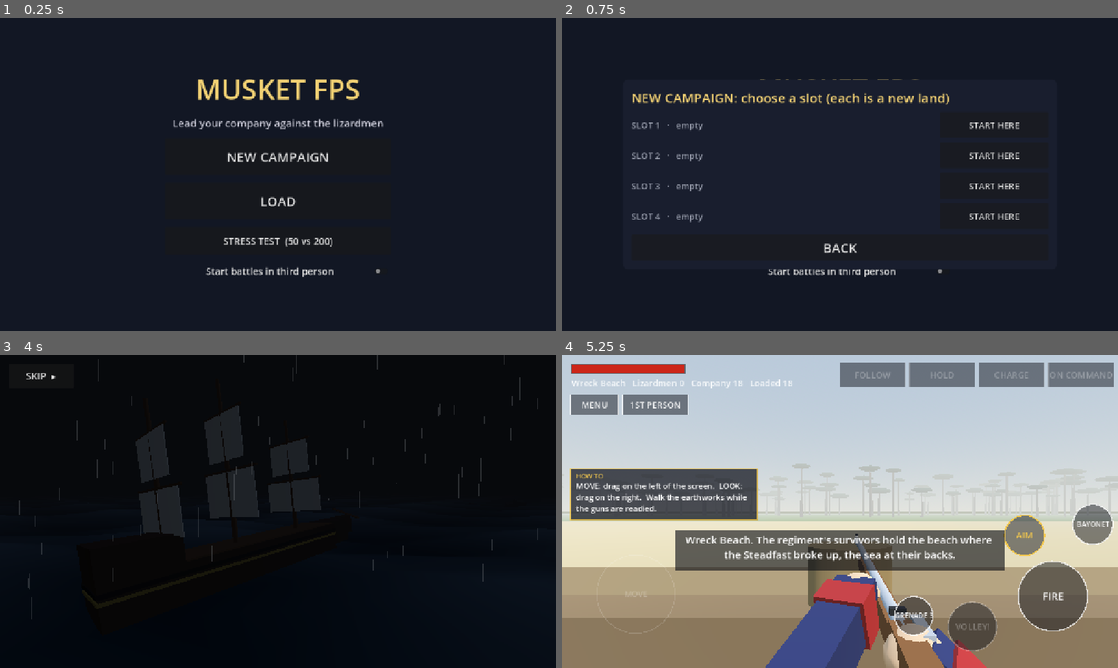
Above: before the commit, frames 1-4 (two rows, left to right).
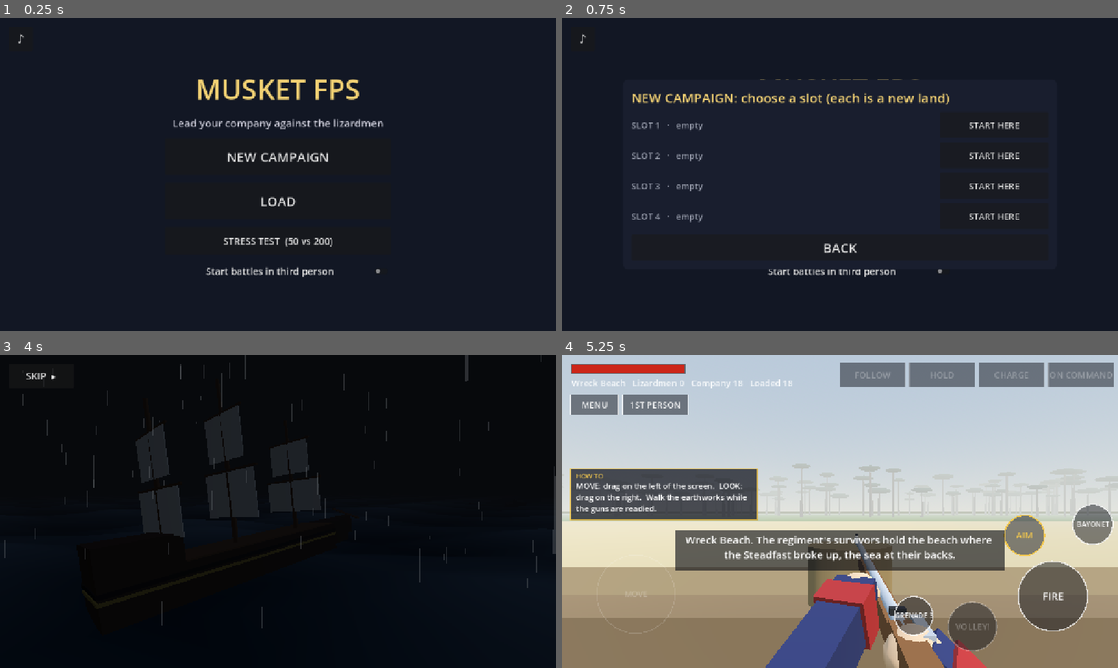
Above: after the commit, the same moments.

Repository: cavaleirobrancopensante/MusketFPS
Game: Godot game, scene res://scenes/menu.tscn
The game is run twice, just before and just after one commit, with the same random seed, the same clock (stepped at 60 frames per second) and the same inputs.
Inputs (mouse positions are in pixels of both pictures, inside the frame that each line leads up to):
- Up to frame 1 (0.25 s): no input
- Up to frame 2 (0.75 s): click "NEW CAMPAIGN" at 0.5 s
- Up to frame 3 (4 s): click "NEW CAMPAIGN" at 1.25 s; click "Start battles in third person" at 2 s; click "Start battles in third person" at 2.75 s; click "START HERE" at 3.5 s
- Up to frame 4 (5.25 s): click "SKIP ▸" at 4.25 s; tap Enter at 5 s; move the mouse to (962, 495) at 5.02 s; hold D (move_right) from 5.03 s (still down); tap Z (aim) at 5.1 s; click (962, 495) at 5.17 s

The runs differ from the first frame. In frame 1, less than 0.1% of the frame differs, in the area x 3-5%, y 4-9%; in frame 2, less than 0.1%; in frame 3, 1.2%, in the area x 0-100%, y 0-88%; in frame 4, nothing differs.

Commit message:
Swipeable lists, bigger buttons, 1 point per level, and a soundtrack
- ui.gd: swipe-anywhere scrolling for every list (from Robot Fighting's
  DragScroll), 18 px scroll deadzone; bigger attribute + buttons.
- One attribute point per level.
- tools/music: the TCG-RPG music engine with a fife, bowed strings, field
  snare and drum rolls added; musket_music.py composes 15 pieces on four
  themes (the Regiment, the Coast, the Camp, the Horde) into music/*.ogg.
- Music autoload: crossfading playlists per place (menu, intro, map, camp,
  battle, nest) that resume where they left off, its own bus, quieter in
  battle; a music player (prev/pause/next, random, auto, on/off, volume,
  track list) on the menu, the map and the camp.

Co-Authored-By: Claude Opus 5.5 <noreply@anthropic.com>
Claude-Session: https://claude.ai/code/session_01HuFGXcEGY55MGcQ6NUu6tq

Diff:
--- /dev/null
+++ b/data/music.json
@@ -0,0 +1,171 @@
+[
+	{
+		"id": "calder_00",
+		"theme": "calder",
+		"kind": "anthem",
+		"title": "Colours of the Fourteenth",
+		"file": "res://music/calder_00.ogg",
+		"seconds": 87.1,
+		"contexts": [
+			"menu"
+		]
+	},
+	{
+		"id": "calder_01",
+		"theme": "calder",
+		"kind": "menu",
+		"title": "Departure from Port",
+		"file": "res://music/calder_01.ogg",
+		"seconds": 114.0,
+		"contexts": [
+			"map"
+		]
+	},
+	{
+		"id": "calder_02",
+		"theme": "calder",
+		"kind": "menu",
+		"title": "The Long March",
+		"file": "res://music/calder_02.ogg",
+		"seconds": 109.6,
+		"contexts": [
+			"map"
+		]
+	},
+	{
+		"id": "calder_03",
+		"theme": "calder",
+		"kind": "combat",
+		"title": "Fix Bayonets!",
+		"file": "res://music/calder_03.ogg",
+		"seconds": 80.5,
+		"contexts": [
+			"battle"
+		]
+	},
+	{
+		"id": "calder_04",
+		"theme": "calder",
+		"kind": "combat",
+		"title": "Hold the Line",
+		"file": "res://music/calder_04.ogg",
+		"seconds": 76.3,
+		"contexts": [
+			"battle"
+		]
+	},
+	{
+		"id": "land_00",
+		"theme": "land",
+		"kind": "anthem",
+		"title": "The Veiled Coast",
+		"file": "res://music/land_00.ogg",
+		"seconds": 76.0,
+		"contexts": [
+			"menu",
+			"map"
+		]
+	},
+	{
+		"id": "land_01",
+		"theme": "land",
+		"kind": "menu",
+		"title": "Unknown Rivers",
+		"file": "res://music/land_01.ogg",
+		"seconds": 154.9,
+		"contexts": [
+			"map"
+		]
+	},
+	{
+		"id": "land_02",
+		"theme": "land",
+		"kind": "menu",
+		"title": "Through the Forest",
+		"file": "res://music/land_02.ogg",
+		"seconds": 98.3,
+		"contexts": [
+			"map"
+		]
+	},
+	{
+		"id": "land_03",
+		"theme": "land",
+		"kind": "menu",
+		"title": "Villages of Aurest",
+		"file": "res://music/land_03.ogg",
+		"seconds": 74.7,
+		"contexts": [
+			"map"
+		]
+	},
+	{
+		"id": "night_00",
+		"theme": "night",
+		"kind": "anthem",
+		"title": "Watch Fires",
+		"file": "res://music/night_00.ogg",
+		"seconds": 102.2,
+		"contexts": [
+			"camp",
+			"intro"
+		]
+	},
+	{
+		"id": "night_01",
+		"theme": "night",
+		"kind": "menu",
+		"title": "The Sentry",
+		"file": "res://music/night_01.ogg",
+		"seconds": 186.1,
+		"contexts": [
+			"camp"
+		]
+	},
+	{
+		"id": "night_02",
+		"theme": "night",
+		"kind": "menu",
+		"title": "Letters Home",
+		"file": "res://music/night_02.ogg",
+		"seconds": 131.7,
+		"contexts": [
+			"camp"
+		]
+	},
+	{
+		"id": "horde_00",
+		"theme": "horde",
+		"kind": "anthem",
+		"title": "Drums of the Horde",
+		"file": "res://music/horde_00.ogg",
+		"seconds": 97.9,
+		"contexts": [
+			"intro",
+			"nest"
+		]
+	},
+	{
+		"id": "horde_01",
+		"theme": "horde",
+		"kind": "combat",
+		"title": "They Come from the Swamp",
+		"file": "res://music/horde_01.ogg",
+		"seconds": 77.3,
+		"contexts": [
+			"battle"
+		]
+	},
+	{
+		"id": "horde_02",
+		"theme": "horde",
+		"kind": "combat",
+		"title": "The Nest",
+		"file": "res://music/horde_02.ogg",
+		"seconds": 93.5,
+		"contexts": [
+			"battle",
+			"nest"
+		]
+	}
+]
--- a/project.godot
+++ b/project.godot
@@ -15,6 +15,7 @@
 Settings="*res://scripts/settings.gd"
 Company="*res://scripts/company.gd"
 World="*res://scripts/world.gd"
+Music="*res://scripts/music.gd"
 
 [display]
 
@@ -32,3 +33,7 @@
 
 renderer/rendering_method="mobile"
 textures/vram_compression/import_etc2_astc=true
+
+[gui]
+
+common/default_scroll_deadzone=18
--- a/scripts/aftermath.gd
+++ b/scripts/aftermath.gd
@@ -6,6 +6,8 @@
 ## roll of honour. Right: every man in the company with his rank, record,
 ## progress to the next rank and whether he's fit to fight.
 
+const UI := preload("res://scripts/ui.gd")
+const MusicBar := preload("res://scripts/music_bar.gd")
 const BATTLE := "res://scenes/battle.tscn"
 const MENU := "res://scenes/menu.tscn"
 const COMPANY := "res://scenes/company.tscn"
@@ -95,7 +97,7 @@
 	right.add_child(rbox)
 	_list_title = _label("", 24, GOLD)
 	rbox.add_child(_list_title)
-	var scroll := ScrollContainer.new()
+	var scroll := UI.scroll()
 	scroll.size_flags_vertical = Control.SIZE_EXPAND_FILL
 	scroll.horizontal_scroll_mode = ScrollContainer.SCROLL_MODE_DISABLED
 	rbox.add_child(scroll)
@@ -104,6 +106,8 @@
 	_list.add_theme_constant_override("separation", 6)
 	scroll.add_child(_list)
 
+	Music.set_context("camp")
+	MusicBar.attach(self, Vector2(get_viewport_rect().size.x - 84, get_viewport_rect().size.y - 84))
 	_logistics = LogisticsPopup.new()
 	add_child(_logistics)
 	_logistics.changed.connect(_refresh)
--- a/scripts/battle.gd
+++ b/scripts/battle.gd
@@ -86,6 +86,7 @@
 
 func _ready() -> void:
 	_autotest = "--autotest" in OS.get_cmdline_user_args()
+	Music.set_context("battle")
 	prologue = Company.active and Company.prologue
 	_setup_input()
 	# The batcher first: everything that draws a character registers with it.
--- a/scripts/company_screen.gd
+++ b/scripts/company_screen.gd
@@ -14,6 +14,7 @@
 ##
 ## Opened from camp (later, from the campaign map).
 
+const UI := preload("res://scripts/ui.gd")
 const Rig3D := preload("res://scripts/rig3d.gd")
 const Men := preload("res://scripts/men.gd")
 const LogisticsPopup := preload("res://scripts/logistics_popup.gd")
@@ -172,8 +173,8 @@
 		cell.add_child(v)
 		var plus := Button.new()
 		plus.text = "+"
-		plus.custom_minimum_size = Vector2(32, 30)
-		plus.add_theme_font_size_override("font_size", 16)
+		plus.custom_minimum_size = Vector2(52, 46)
+		plus.add_theme_font_size_override("font_size", 24)
 		plus.pressed.connect(_on_spend.bind(k))
 		cell.add_child(plus)
 		grid.add_child(cell)
@@ -376,7 +377,7 @@
 	_picker.add_child(pvb)
 	_picker_title = _label("", 22, GOLD)
 	pvb.add_child(_picker_title)
-	var scroll := ScrollContainer.new()
+	var scroll := UI.scroll()
 	scroll.size_flags_vertical = Control.SIZE_EXPAND_FILL
 	scroll.horizontal_scroll_mode = ScrollContainer.SCROLL_MODE_DISABLED
 	pvb.add_child(scroll)
@@ -568,7 +569,7 @@
 	var mv := VBoxContainer.new()
 	men.add_child(mv)
 	mv.add_child(_label("THE MEN  ·  %d" % Company.roster.size(), 20, GOLD))
-	var scroll := ScrollContainer.new()
+	var scroll := UI.scroll()
 	scroll.size_flags_vertical = Control.SIZE_EXPAND_FILL
 	scroll.horizontal_scroll_mode = ScrollContainer.SCROLL_MODE_DISABLED
 	mv.add_child(scroll)
--- a/scripts/intro.gd
+++ b/scripts/intro.gd
@@ -48,6 +48,7 @@
 
 
 func _ready() -> void:
+	Music.set_context("intro")
 	var batcher := BatcherScript.new()
 	batcher.add_to_group("batcher")
 	add_child(batcher)
--- a/scripts/map.gd
+++ b/scripts/map.gd
@@ -21,6 +21,7 @@
 const CAMP := "res://scenes/aftermath.tscn"
 const COMPANY_SCREEN := "res://scenes/company.tscn"
 const MENU := "res://scenes/menu.tscn"
+const MusicBar := preload("res://scripts/music_bar.gd")
 
 const CELL := 2.0 # world units per cell
 const HS := 60.0 # height scale
@@ -127,6 +128,7 @@
 	World.event.connect(_on_event)
 	World.scouts_back.connect(_on_scouts_back)
 	World.revealed.connect(func(): _rebuild_fog())
+	Music.set_context("camp" if World.camping else "map")
 	_target = _world_pos(World.pos)
 	_apply_battle_result()
 	_update_fog(true)
@@ -582,6 +584,7 @@
 	pv.add_child(_popup_buttons)
 	_logistics = LogisticsPopup.new()
 	root.add_child(_logistics)
+	MusicBar.attach(root, Vector2(12, 140))
 
 
 func _panel(col: Color) -> PanelContainer:
@@ -681,6 +684,7 @@
 # ---------------------------------------------------------------- frame
 
 func _process(delta: float) -> void:
+	Music.set_context("camp" if World.camping else "map")
 	if not _popup.visible and not _logistics.visible and (_scout_panel == null or not _scout_panel.visible):
 		World.tick(delta)
 	if _rest_until > 0.0 and World.hours >= _rest_until:
--- a/scripts/men.gd
+++ b/scripts/men.gd
@@ -32,7 +32,7 @@
 const ATTR_BASE := 5
 const ATTR_MAX := 15
 const LEVEL_XP := 100
-const POINTS_PER_LEVEL := 2
+const POINTS_PER_LEVEL := 1
 
 const MORALE_START := 60
 const MORALE_WORDS := [[80, "Eager"], [60, "Content"], [40, "Grumbling"], [20, "Sullen"], [0, "Mutinous"]]
--- a/scripts/menu.gd
+++ b/scripts/menu.gd
@@ -8,6 +8,7 @@
 const CAMP := "res://scenes/aftermath.tscn"
 const COMPANY := "res://scenes/company.tscn"
 const INTRO := "res://scenes/intro.tscn"
+const MusicBar := preload("res://scripts/music_bar.gd")
 const MAP := "res://scenes/map.tscn"
 
 var _tp_check: CheckButton
@@ -68,6 +69,8 @@
 	box.add_theme_constant_override("separation", 18)
 	box.alignment = BoxContainer.ALIGNMENT_CENTER
 	add_child(box)
+	Music.set_context("menu")
+	MusicBar.attach(self, Vector2(20, 20))
 
 	var title := Label.new()
 	title.text = "MUSKET FPS"
--- /dev/null
+++ b/scripts/music.gd
@@ -0,0 +1,270 @@
+extends Node
+## The soundtrack player, registered as the `Music` autoload. Ported from
+## TCG-RPG's music player (two players, 1.6 s crossfades, playlists per
+## place, each place remembering where its music was).
+##
+## The pieces are composed offline (tools/music/musket_music.py) and listed in
+## data/music.json with the places ("contexts") they belong to:
+##   menu, intro (the wreck), map (marching by day), camp (night),
+##   battle, nest (lizard country).
+## Auto mode follows the game; picking a track in the player switches to
+## manual until Auto is turned back on. In battle the music sits lower so the
+## muskets carry.
+
+signal track_changed(track: Dictionary)
+signal state_changed
+
+const CATALOGUE := "res://data/music.json"
+const SETTINGS := "user://settings.cfg"
+const FADE := 1.6
+const BATTLE_GAIN := 0.55
+const THEME_NAMES := {"calder": "The Regiment", "land": "The Coast", "night": "The Camp", "horde": "The Horde"}
+
+var tracks: Array = []
+var by_id := {}
+var playlist: Array = []
+var index := 0
+var current: Dictionary = {}
+var auto := true
+var shuffle := true
+var paused := false
+var enabled := true
+var volume := 0.75
+var context := ""
+var _resume := {}
+var _players: Array = []
+var _active := 0
+var _fade: Tween
+
+
+func _ready() -> void:
+	process_mode = Node.PROCESS_MODE_ALWAYS
+	if FileAccess.file_exists(CATALOGUE):
+		var data = JSON.parse_string(FileAccess.get_file_as_string(CATALOGUE))
+		if typeof(data) == TYPE_ARRAY:
+			tracks = data
+	for t in tracks:
+		by_id[t["id"]] = t
+	# Music has its own bus, so the game can lower it without touching effects.
+	if AudioServer.get_bus_index("Music") < 0:
+		AudioServer.add_bus()
+		AudioServer.set_bus_name(AudioServer.bus_count - 1, "Music")
+	for i in 2:
+		var p := AudioStreamPlayer.new()
+		p.bus = "Music"
+		p.volume_db = -80
+		p.finished.connect(_on_finished.bind(i))
+		add_child(p)
+		_players.append(p)
+	_load_settings()
+
+
+func label(t: Dictionary) -> String:
+	if t.is_empty():
+		return ""
+	return "%s · %s" % [THEME_NAMES.get(t["theme"], ""), String(t["kind"]).capitalize()]
+
+
+func for_context(kind: String) -> Array:
+	var out := []
+	for t in tracks:
+		if kind in t["contexts"]:
+			out.append(t["id"])
+	return out
+
+
+## What part of the game we're in. Leaving a place remembers where its music
+## was; coming back picks it up again (a new battle moves on to the next one).
+func set_context(kind: String) -> void:
+	if kind == context:
+		return
+	if context != "" and not current.is_empty() and not playlist.is_empty():
+		var op: AudioStreamPlayer = _players[_active]
+		_resume[context] = {"playlist": playlist.duplicate(), "index": index, "id": current["id"],
+			"pos": op.get_playback_position() if op.playing else 0.0}
+	context = kind
+	_apply_bus()
+	if not auto and not current.is_empty():
+		return
+	if _resume.has(kind):
+		var r: Dictionary = _resume[kind]
+		playlist = r["playlist"]
+		index = clampi(int(r["index"]), 0, playlist.size() - 1)
+		if kind == "battle":
+			index = (index + 1) % playlist.size()
+			_play(playlist[index])
+			return
+		if not current.is_empty() and current["id"] == r["id"]:
+			return
+		_play(r["id"], float(r["pos"]))
+		return
+	var list := for_context(kind)
+	if list.is_empty():
+		return
+	if not current.is_empty() and list.has(current["id"]) and _players[_active].playing:
+		_order(list, list.find(current["id"]))
+		return
+	_set_playlist(list, 0, kind == "menu")
+
+
+func choose(track_id: String) -> void:
+	if not by_id.has(track_id):
+		return
+	auto = false
+	var list := []
+	for t in tracks:
+		list.append(t["id"])
+	_set_playlist(list, list.find(track_id))
+	state_changed.emit()
+
+
+func set_auto(on: bool) -> void:
+	auto = on
+	if on:
+		var c := context
+		context = ""
+		set_context(c)
+	state_changed.emit()
+	_save_settings()
+
+
+func set_shuffle(on: bool) -> void:
+	shuffle = on
+	if not current.is_empty() and not playlist.is_empty():
+		var now: String = current["id"]
+		var base: Array = playlist.duplicate()
+		base.sort_custom(func(a, b): return tracks.find(by_id[a]) < tracks.find(by_id[b]))
+		_order(base, base.find(now))
+		index = playlist.find(now)
+	state_changed.emit()
+	_save_settings()
+
+
+func set_enabled(on: bool) -> void:
+	enabled = on
+	_apply_bus()
+	state_changed.emit()
+	_save_settings()
+
+
+func next() -> void:
+	if playlist.is_empty():
+		return
+	index = (index + 1) % playlist.size()
+	_play(playlist[index])
+
+
+func prev() -> void:
+	if playlist.is_empty():
+		return
+	index = (index - 1 + playlist.size()) % playlist.size()
+	_play(playlist[index])
+
+
+func toggle_pause() -> void:
+	paused = not paused
+	_players[_active].stream_paused = paused
+	state_changed.emit()
+
+
+func set_volume(v: float) -> void:
+	volume = clampf(v, 0.0, 1.0)
+	_apply_bus()
+	state_changed.emit()
+	_save_settings()
+
+
+## Volume lives on the bus: the crossfades only move the players.
+func _apply_bus() -> void:
+	var i := AudioServer.get_bus_index("Music")
+	if i < 0:
+		return
+	var v := volume * (BATTLE_GAIN if context == "battle" else 1.0)
+	AudioServer.set_bus_volume_db(i, linear_to_db(maxf(v, 0.0001)))
+	AudioServer.set_bus_mute(i, not enabled or volume <= 0.001)
+
+
+func _set_playlist(list: Array, start: int, keep_first: bool = true) -> void:
+	if list.is_empty():
+		return
+	if shuffle and not keep_first:
+		start = randi() % list.size()
+	_order(list, clampi(start, 0, list.size() - 1))
+	_play(playlist[index])
+
+
+func _order(list: Array, start: int) -> void:
+	if not shuffle:
+		playlist = list.duplicate()
+		index = start
+		return
+	var first = list[start]
+	var rest: Array = list.duplicate()
+	rest.remove_at(start)
+	rest.shuffle()
+	playlist = [first] + rest
+	index = 0
+
+
+func _load_stream(path: String) -> AudioStream:
+	if ResourceLoader.exists(path):
+		return load(path)
+	if FileAccess.file_exists(path):
+		return AudioStreamOggVorbis.load_from_file(path)
+	return null
+
+
+func _play(track_id: String, from_pos: float = 0.0) -> void:
+	var t: Dictionary = by_id.get(track_id, {})
+	if t.is_empty():
+		return
+	var stream := _load_stream(t["file"])
+	if stream == null:
+		push_warning("Music: missing " + String(t["file"]))
+		return
+	current = t
+	var old: AudioStreamPlayer = _players[_active]
+	_active = 1 - _active
+	var p: AudioStreamPlayer = _players[_active]
+	p.stream = stream
+	p.volume_db = -40.0
+	p.stream_paused = false
+	paused = false
+	p.play(from_pos)
+	# A quick second change must not let the earlier fade-out silence the
+	# player we're reusing: stop the old tween first.
+	if _fade and _fade.is_valid():
+		_fade.kill()
+	var tw := create_tween().set_parallel(true)
+	_fade = tw
+	tw.tween_property(p, "volume_db", 0.0, FADE)
+	if old.playing:
+		tw.tween_property(old, "volume_db", -60.0, FADE)
+		tw.chain().tween_callback(old.stop)
+	track_changed.emit(t)
+	state_changed.emit()
+
+
+func _on_finished(which: int) -> void:
+	if which == _active and not paused:
+		next()
+
+
+func _load_settings() -> void:
+	var cf := ConfigFile.new()
+	if cf.load(SETTINGS) == OK:
+		volume = float(cf.get_value("music", "volume", 0.75))
+		auto = bool(cf.get_value("music", "auto", true))
+		shuffle = bool(cf.get_value("music", "shuffle", true))
+		enabled = bool(cf.get_value("music", "enabled", true))
+	_apply_bus()
+
+
+func _save_settings() -> void:
+	var cf := ConfigFile.new()
+	cf.load(SETTINGS)
+	cf.set_value("music", "volume", volume)
+	cf.set_value("music", "auto", auto)
+	cf.set_value("music", "shuffle", shuffle)
+	cf.set_value("music", "enabled", enabled)
+	cf.save(SETTINGS)
--- /dev/null
+++ b/scripts/music_bar.gd
@@ -0,0 +1,147 @@
+extends Control
+## The music player: a small ♪ button that opens a panel with what's playing,
+## previous / pause / next, random or in-order, Auto (follow the game), music
+## on or off, volume steps and the full track list (swipe to scroll, tap to
+## play). Volume is −/+ buttons, not a slider, so a swipe can't zero it
+## (a lesson from TCG-RPG).
+##
+## Add it to any screen:  MusicBar.attach(root_control, Vector2(x, y))
+
+const UI := preload("res://scripts/ui.gd")
+const GOLD := Color(0.95, 0.8, 0.45)
+const DIM := Color(0.72, 0.74, 0.8)
+
+var _panel: PanelContainer
+var _title: Label
+var _sub: Label
+var _pause: Button
+var _shuffle: Button
+var _auto: Button
+var _onoff: Button
+var _vol: Label
+var _list: VBoxContainer
+
+
+static func attach(parent: Control, at: Vector2) -> Control:
+	var bar = load("res://scripts/music_bar.gd").new()
+	bar.set_anchors_and_offsets_preset(Control.PRESET_FULL_RECT)
+	bar.mouse_filter = Control.MOUSE_FILTER_IGNORE
+	parent.add_child(bar)
+	bar._build(at)
+	return bar
+
+
+func _build(at: Vector2) -> void:
+	var note := Button.new()
+	note.text = "♪"
+	note.add_theme_font_size_override("font_size", 28)
+	note.custom_minimum_size = Vector2(UI.MIN_TOUCH, UI.MIN_TOUCH)
+	note.position = at
+	note.focus_mode = Control.FOCUS_NONE
+	note.pressed.connect(func(): _panel.visible = not _panel.visible; _refresh(); _fill_list())
+	add_child(note)
+
+	_panel = PanelContainer.new()
+	var sb := StyleBoxFlat.new()
+	sb.bg_color = Color(0.08, 0.1, 0.15, 0.97)
+	sb.set_corner_radius_all(12)
+	sb.border_color = Color(0.95, 0.8, 0.45, 0.4)
+	sb.set_border_width_all(2)
+	for side in ["left", "right", "top", "bottom"]:
+		sb.set("content_margin_" + side, 16)
+	_panel.add_theme_stylebox_override("panel", sb)
+	_panel.set_anchors_and_offsets_preset(Control.PRESET_CENTER)
+	_panel.custom_minimum_size = Vector2(640, 560)
+	_panel.grow_horizontal = Control.GROW_DIRECTION_BOTH
+	_panel.grow_vertical = Control.GROW_DIRECTION_BOTH
+	_panel.visible = false
+	add_child(_panel)
+	var v := VBoxContainer.new()
+	v.add_theme_constant_override("separation", 10)
+	_panel.add_child(v)
+	_title = _label("", 26, GOLD)
+	v.add_child(_title)
+	_sub = _label("", 17, DIM)
+	v.add_child(_sub)
+	var row := HBoxContainer.new()
+	row.add_theme_constant_override("separation", 8)
+	v.add_child(row)
+	row.add_child(_button("PREV", func(): Music.prev()))
+	_pause = _button("PAUSE", func(): Music.toggle_pause())
+	row.add_child(_pause)
+	row.add_child(_button("NEXT", func(): Music.next()))
+	_shuffle = _button("", func(): Music.set_shuffle(not Music.shuffle))
+	row.add_child(_shuffle)
+	var row2 := HBoxContainer.new()
+	row2.add_theme_constant_override("separation", 8)
+	v.add_child(row2)
+	_auto = _button("", func(): Music.set_auto(not Music.auto))
+	row2.add_child(_auto)
+	_onoff = _button("", func(): Music.set_enabled(not Music.enabled))
+	row2.add_child(_onoff)
+	row2.add_child(_button("−", func(): Music.set_volume(Music.volume - 0.1)))
+	_vol = _label("", 20, Color.WHITE)
+	_vol.custom_minimum_size = Vector2(70, 0)
+	_vol.horizontal_alignment = HORIZONTAL_ALIGNMENT_CENTER
+	row2.add_child(_vol)
+	row2.add_child(_button("+", func(): Music.set_volume(Music.volume + 0.1)))
+	var sc := UI.scroll()
+	sc.size_flags_vertical = Control.SIZE_EXPAND_FILL
+	v.add_child(sc)
+	_list = VBoxContainer.new()
+	_list.size_flags_horizontal = Control.SIZE_EXPAND_FILL
+	_list.add_theme_constant_override("separation", 4)
+	sc.add_child(_list)
+	v.add_child(_button("CLOSE", func(): _panel.visible = false))
+	Music.track_changed.connect(func(_t): _refresh(); _fill_list())
+	Music.state_changed.connect(_refresh)
+	_refresh()
+
+
+func _label(text: String, size: int, col: Color) -> Label:
+	var l := Label.new()
+	l.text = text
+	l.add_theme_font_size_override("font_size", size)
+	l.add_theme_color_override("font_color", col)
+	return l
+
+
+func _button(text: String, cb: Callable) -> Button:
+	var b := Button.new()
+	b.text = text
+	b.custom_minimum_size = Vector2(UI.MIN_TOUCH * 1.6, UI.MIN_TOUCH)
+	b.add_theme_font_size_override("font_size", 18)
+	b.focus_mode = Control.FOCUS_NONE
+	b.pressed.connect(cb)
+	return b
+
+
+func _refresh() -> void:
+	if _panel == null or not _panel.visible:
+		return
+	var t: Dictionary = Music.current
+	_title.text = "♪ " + (String(t["title"]) if not t.is_empty() else "Nothing playing")
+	_sub.text = Music.label(t) + ("" if Music.auto else "  ·  manual")
+	_pause.text = "PLAY" if Music.paused else "PAUSE"
+	_shuffle.text = "RANDOM" if Music.shuffle else "IN ORDER"
+	_auto.text = "AUTO: ON" if Music.auto else "AUTO: OFF"
+	_onoff.text = "MUSIC: ON" if Music.enabled else "MUSIC: OFF"
+	_vol.text = "%d%%" % int(round(Music.volume * 100))
+
+
+func _fill_list() -> void:
+	if _panel == null or not _panel.visible:
+		return
+	for c in _list.get_children():
+		c.queue_free()
+	for t in Music.tracks:
+		var b := Button.new()
+		var playing: bool = not Music.current.is_empty() and Music.current["id"] == t["id"]
+		b.text = "%s%s   ·   %s" % ["▶ " if playing else "", t["title"], Music.THEME_NAMES.get(t["theme"], "")]
+		b.alignment = HORIZONTAL_ALIGNMENT_LEFT
+		b.custom_minimum_size = Vector2(0, UI.MIN_TOUCH)
+		b.add_theme_font_size_override("font_size", 18)
+		if playing:
+			b.add_theme_color_override("font_color", GOLD)
+		b.pressed.connect(Music.choose.bind(t["id"]))
+		_list.add_child(b)
--- /dev/null
+++ b/scripts/ui.gd
@@ -0,0 +1,70 @@
+extends RefCounted
+## Small shared UI helpers for touch screens.
+##
+## scroll(): a ScrollContainer you can swipe anywhere, even over the buttons
+## inside it (Godot's own touch scrolling stops at the first button, which
+## eats the press). A press that moves more than DRAG_START pixels becomes a
+## swipe and cancels the button underneath; a short press is still a tap.
+## The pattern comes from Robot Fighting (ui.gd DragScroll).
+
+const DRAG_START := 14.0
+const MIN_TOUCH := 56.0 # the smallest thing a finger should have to hit
+
+
+## A swipeable vertical list.
+static func scroll() -> ScrollContainer:
+	var sc := ScrollContainer.new()
+	sc.horizontal_scroll_mode = ScrollContainer.SCROLL_MODE_DISABLED
+	sc.scroll_deadzone = int(DRAG_START)
+	drag_scroll(sc)
+	return sc
+
+
+static func drag_scroll(sc: ScrollContainer) -> void:
+	var d := DragScroll.new()
+	d.sc = sc
+	sc.add_child(d)
+
+
+class DragScroll extends Node:
+	var sc: ScrollContainer
+	var down := false
+	var dragging := false
+	var start := Vector2.ZERO
+	var last_y := 0.0
+	var speed := 0.0 # px per second, for a little glide after the finger lifts
+
+	func _input(ev: InputEvent) -> void:
+		if not is_instance_valid(sc) or not sc.is_visible_in_tree():
+			return
+		if ev is InputEventMouseButton and ev.button_index == MOUSE_BUTTON_LEFT:
+			if ev.pressed:
+				down = sc.get_global_rect().has_point(ev.position)
+				# A press on the scroll bar itself is the bar's job.
+				var bar := sc.get_v_scroll_bar()
+				if bar.is_visible_in_tree() and bar.get_global_rect().grow(6).has_point(ev.position):
+					down = false
+				dragging = false
+				start = ev.position
+				last_y = ev.position.y
+				speed = 0.0
+			else:
+				down = false
+				dragging = false
+		elif ev is InputEventMouseMotion and down:
+			if not dragging and absf(ev.position.y - start.y) > DRAG_START:
+				dragging = true
+				sc.propagate_notification(Control.NOTIFICATION_SCROLL_BEGIN) # cancels the press below
+			if dragging:
+				var dy: float = ev.position.y - last_y
+				sc.scroll_vertical -= int(dy)
+				speed = -dy / maxf(get_process_delta_time(), 0.001)
+				sc.get_viewport().set_input_as_handled()
+			last_y = ev.position.y
+
+	func _process(delta: float) -> void:
+		if down or absf(speed) < 30.0 or not is_instance_valid(sc):
+			speed = 0.0 if not down else speed
+			return
+		sc.scroll_vertical += int(speed * delta)
+		speed = move_toward(speed, 0.0, 2600.0 * delta)
Not shown, added: music/calder_00.ogg.import
Not shown, added: music/calder_01.ogg.import
Not shown, added: music/calder_02.ogg.import
Not shown, added: music/calder_03.ogg.import
Not shown, added: music/calder_04.ogg.import
Not shown, added: music/horde_00.ogg.import
Not shown, added: music/horde_01.ogg.import
Not shown, added: music/horde_02.ogg.import
Not shown, added: music/land_00.ogg.import
Not shown, added: music/land_01.ogg.import
Not shown, added: music/land_02.ogg.import
Not shown, added: music/land_03.ogg.import
(and 25 more such lines)
